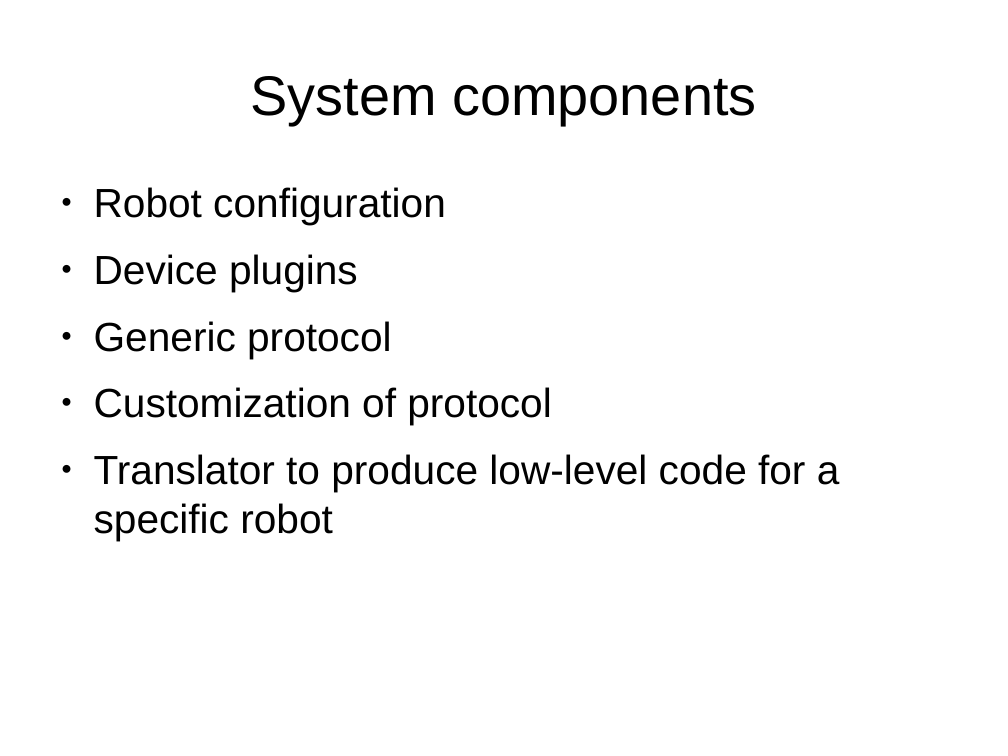
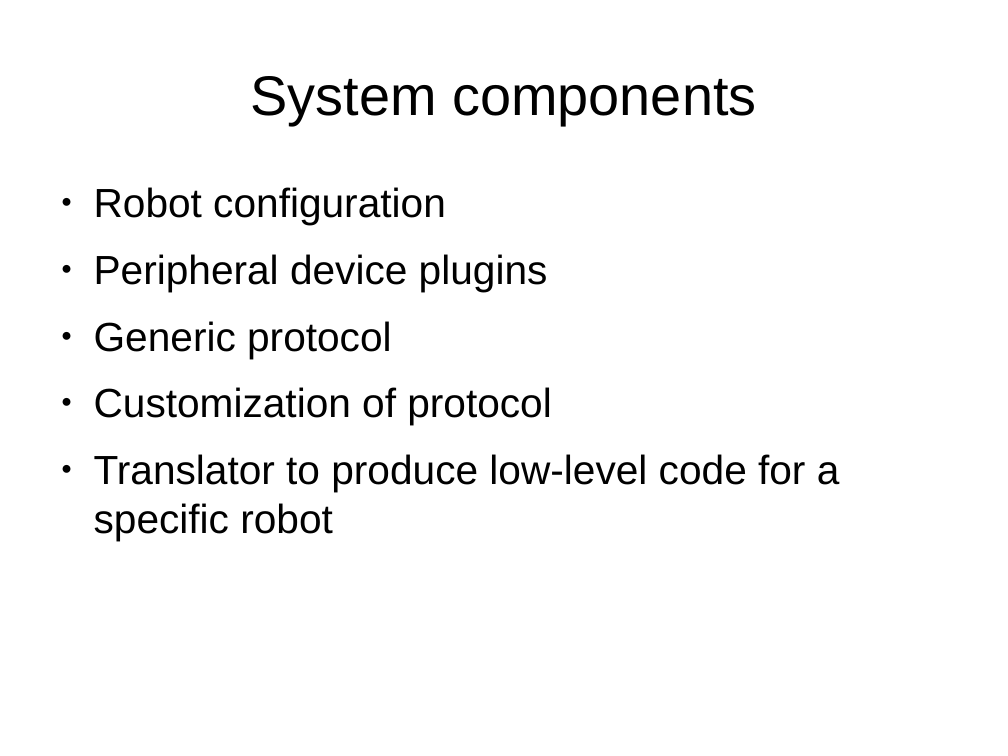
Before and after one commit to ellis/roboliq, a slide deck: slide 5 of doc/report2.odp. Drawn at 1008x756 pixels with LibreOffice and Linux fonts; fonts in the diff are those of the drawing. Boxes give left, top, right and bottom in pixels: in the first picture for what was removed or moved away, otherwise in the second. Text is boxed around its words. In the diff, an @@ line names an element or a change of style, - is before the commit and + after.

```diff
--- a/doc/report2.odp
+++ b/doc/report2.odp
@@ text at [94,254,548,292]: text changed @@
-● Device plugins
+● Peripheral device plugins
```
Also in this commit, not shown: 2 other slides changed, 1 slide added, 9 other files.
